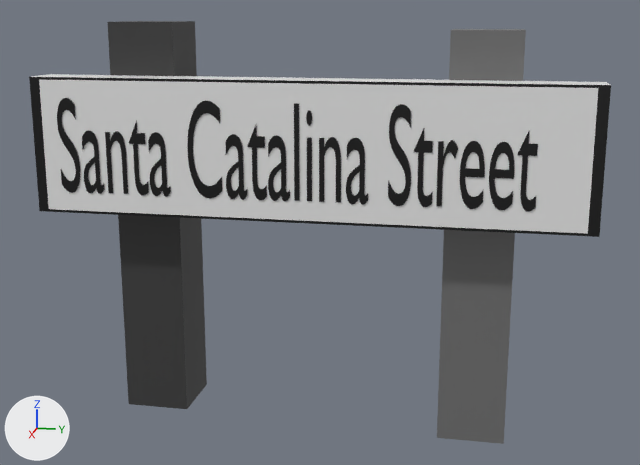
The FBX model Assets/Models/uk_street_sign_rural_1.fbx: old version first, new version second.
Rendered twice from a 50 mm lens placed at (25.63, 8.79, 11.27), pointed at (0.07, 3.67, 4.88). Lighting does not change. The marker at lower left points along +X, +Y and +Z. Where no turn or scale is listed for an object, it has been applied to the vertices.
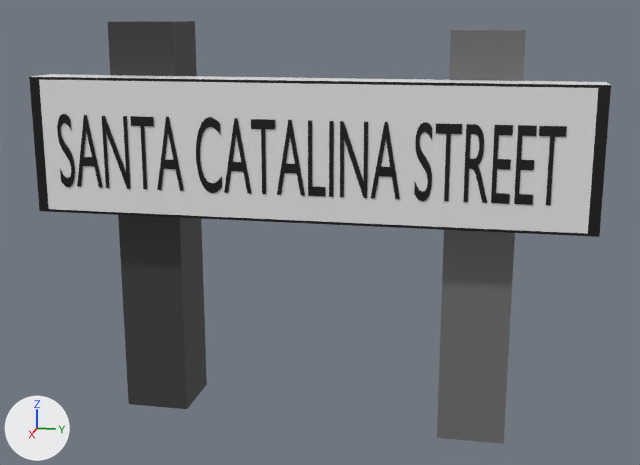
Boxes [x1, y1, x2, y2] around the edits, measured in the pictures (640 x 465 px; the box of a moved part takes in the faces that stretch with it):
'Text', reshaped, moved, rescaled (6% wider, 20% shorter)
    before: [57, 98, 538, 212]
    after: [57, 114, 567, 205]
part 1 of me_text, added (black)
    after: [414, 122, 432, 201]
part 2 of me_text, moved or reshaped
    before: [294, 103, 300, 201]
    after: [329, 121, 334, 197]
part 3 of me_text, rebuilt (12% wider, 13% taller)
    before: [460, 141, 485, 209]
    after: [340, 121, 368, 198]
part 4 of me_text, rebuilt (22% narrower, 24% shorter)
    before: [187, 100, 222, 198]
    after: [157, 117, 184, 191]
part 5 of me_text, rebuilt (38% wider)
    before: [129, 120, 149, 196]
    after: [102, 116, 130, 189]
part 6 of me_text, rebuilt (9% wider, 13% taller)
    before: [319, 137, 341, 203]
    after: [251, 119, 275, 194]
part 7 of me_text, added (black)
    after: [463, 124, 487, 203]
part 8 of me_text, deleted (black)
    before: [105, 110, 514, 210]
part 9 of me_text, cut back
    before: [82, 104, 538, 212]
    after: [77, 115, 567, 205]

What the commit changed:
me_text is used by ob_text; location (1.65, -3.9, 6.16); rotation (1.571, 0.0, 1.571), in degrees (90, 0, 90); scale (1.63, 4.0, 4.0).
me_text had 1867 vertices, 1841 faces and spanned x 0.04..8.44, y -0.01..0.69, z 0.0.
me_text now has 577 vertices, 551 faces and spans x 0.04..11.82, y -0.01..0.69, z 0.0.
me_text part 1: the loose piece of 122 vertices spanning x 6.0..6.39, y -0.01..0.69, z 0.0 is copied, and the copy is moved by (2.61, 0.0, 0.0); it spans x 8.61..8.99, y -0.01..0.69, z 0.0.
me_text part 2: the loose piece of 4 vertices spanning x 4.38..4.47, y 0.0..0.68, z 0.0 is moved by (2.29, 0.0, 0.0).
me_text part 3: the loose piece of 99 vertices spanning x 7.19..7.59, y -0.01..0.46, z 0.0 is rebuilt with 10 vertices and now spans x 6.92..7.55, y 0.0..0.68, z 0.0.
me_text part 4: the loose piece of 98 vertices spanning x 2.47..3.09, y -0.01..0.69, z 0.0 is rebuilt with 11 vertices and now spans x 2.51..3.18, y 0.0..0.69, z 0.0.
me_text part 5: the loose piece of 58 vertices spanning x 1.38..1.72, y -0.01..0.54, z 0.0 is rebuilt with 10 vertices and now spans x 1.2..1.83, y 0.0..0.68, z 0.0.
me_text part 6: the loose piece of 57 vertices spanning x 4.82..5.19, y 0.0..0.46, z 0.0 is rebuilt with 8 vertices and now spans x 4.85..5.42, y 0.0..0.68, z 0.0.
me_text part 7: a new loose piece of 94 vertices spanning x 9.71..10.23, y 0.0..0.68, z 0.0, in mat_material_004 (black #000000).
me_text part 8: 7 loose pieces with 611 vertices, spanning x 0.95..8.07, y -0.01..0.64, z 0.0, are deleted.
me_text part 9: 810 vertices removed from x 0.48..8.44, y -0.01..0.69, z 0.0; 188 vertices added at x 0.46..11.82, y -0.01..0.69, z 0.0.
Object 'Text' (ob_text) moves from (1.65, -3.9, 6.16) to (1.65, -3.9, 6.32).
Object 'Text' (ob_text) is rescaled from (1.63, 4.0, 4.0) to (1.22, 3.1, 4.0).
